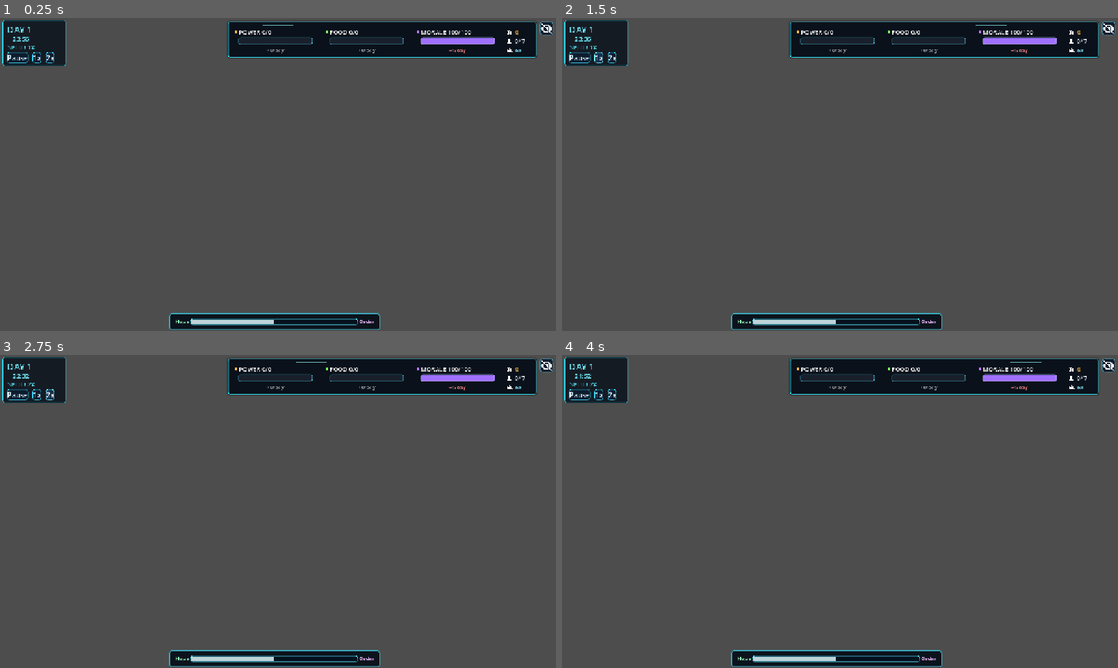
Above: before the commit, frames 1-4 (two rows, left to right).
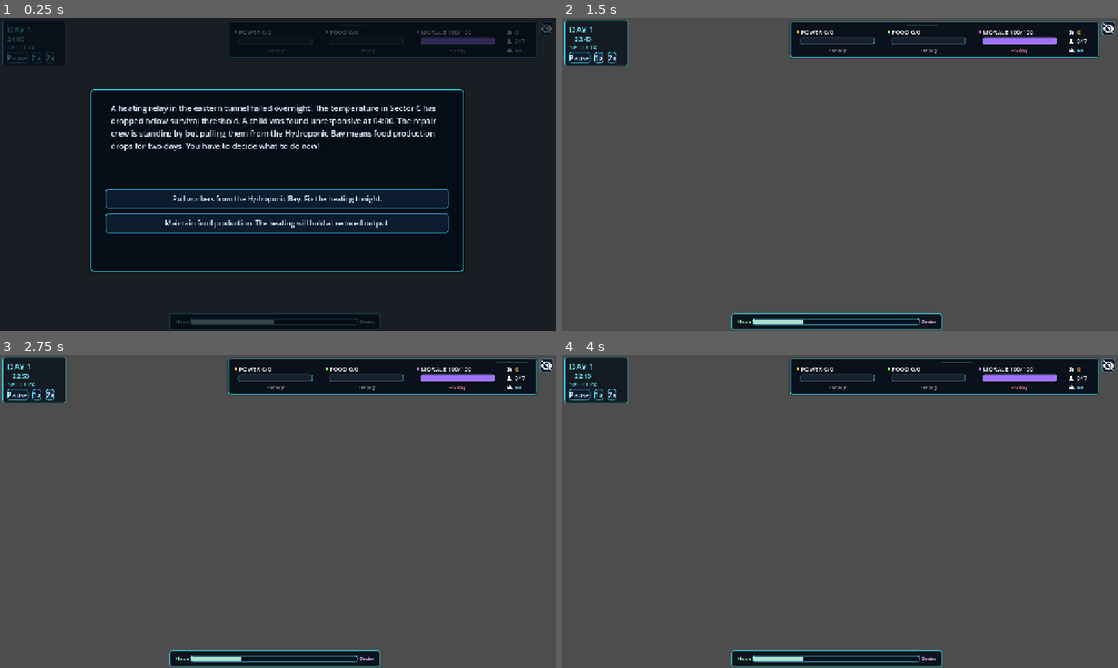
Above: after the commit, the same moments.

Repository: MLinh2407/godot-survival-city-builder-game
Game: Godot game, scene res://scenes/main/Main.tscn
Two runs of this game, one before a commit and one after it. Both use one fixed random seed, a clock stepped at 60 frames per second and the inputs below.
Inputs (mouse positions are in pixels of both pictures, inside the frame that each line leads up to):
- Up to frame 1 (0.25 s): no input
- Up to frame 2 (1.5 s): click (840, 199) at 0.5 s, where only the run after the commit has a clickable "Pull workers from the Hydropo…"; click "1x" at 1.25 s
- Up to frame 3 (2.75 s): click "2x" at 2 s
- Up to frame 4 (4 s): click (1106, 364) at 2.75 s; click (1106, 364) at 3.5 s

The runs differ from the first frame. In frame 1, 92% of the frame differs, in the area x 0-100%, y 0-100%; in frame 2, 0.1%; in frame 3, 0.1%; in frame 4, 0.1%.

Commit message:
Implement Dialogue Engine Stub

Diff:
--- a/data/events.json
+++ b/data/events.json
@@ -6,7 +6,7 @@
       "event_id": "cold_night",
       "trigger_day": 3,
       "trigger_condition": "always",
-      "setup_text": "A heating relay in the eastern tunnel f …(79 unchanged characters)… ld. A child was found unresponsive at 0400. The repair crew is standing by — but pulling them from the Hydroponic Bay means food production drops for two days. You have until the next morning cycle to decide.",
+      "setup_text": "A heating relay in the eastern tunnel f …(79 unchanged characters)… ld. A child was found unresponsive at 04:00. The repair crew is standing by but pulling them from the Hydroponic Bay means food production drops for two days. You have to decide what to do now!",
       "choices": [
         {
           "id": "option_a",
@@ -22,7 +22,7 @@
             },
             {
               "type": "narrative",
-              "journal_entry": "Heating restored by 0530. The child is alive. Her name is Lira. I don't know whose she is yet. The food reserves are lower than I'd like but the repair crew didn't sleep and neither did I and everyone in Sector C is still here.",
+              "journal_entry": "Heating restored by 05:30. The child is alive. Her name is Lira. I don't know whose she is yet. The food reserves are lower than I'd like but the repair crew didn't sleep and neither did I and everyone in Sector C is still here.",
               "hope_order_delta": -8
             }
           ]
--- a/scenes/main/Main.gd
+++ b/scenes/main/Main.gd
@@ -28,11 +28,13 @@
 @onready var top_strip_panel: Panel = $UILayer/HUD/TopStripPanel
 @onready var top_strip_glow: ColorRect = $UILayer/HUD/TopStripGlow
 @onready var top_sweep_line: ColorRect = $UILayer/HUD/TopSweepLine
+@onready var dialogue_engine = $Events/DialogueEngine
 
 var was_power_critical: bool = false
 var was_food_critical: bool = false
 var was_morale_critical: bool = false
 var hud_fx_t: float = 0.0
+var _last_hope_order_value: float = -1.0
 const HOPE_COLOR := Color(0.62, 1.0, 0.78, 1.0)
 const ORDER_COLOR := Color(0.94, 0.74, 1.0, 1.0)
 
@@ -43,6 +45,7 @@
 	TimeManager.time_changed.connect(_on_time_changed)
 	ResourceManager.resources_changed.connect(_on_resources_changed)
 	PopulationManager.population_changed.connect(_on_population_changed)
+	GameManager.hope_order_changed.connect(_on_hope_order_changed)
 
 	if day_label:
 		day_label.text = "DAY " + str(TimeManager.current_day)
@@ -59,6 +62,10 @@
 	if power_label and food_label and morale_label:
 		_on_resources_changed(ResourceManager.net_power, ResourceManager.food, ResourceManager.morale, ResourceManager.materials)
 	_on_population_changed()
+	_on_hope_order_changed(GameManager.hope_order_slider)
+
+	if dialogue_engine:
+		dialogue_engine.call_deferred("show_event", "cold_night")
 
 func _on_population_changed() -> void:
 	var p = GameManager.population_state
@@ -68,6 +75,10 @@
 		workers_label.text = str(p.available_workers)
 
 func _process(delta: float) -> void:
+	_sync_hope_order_visuals()
+	if get_tree() and get_tree().paused:
+		return
+
 	hud_fx_t += delta
 
 	if top_strip_glow:
@@ -253,11 +264,34 @@
 
 	_update_rates()
 
+func _on_hope_order_changed(new_value: float) -> void:
+	_last_hope_order_value = new_value
+	if hope_slider:
+		hope_slider.value = new_value
+		_update_hope_order_visuals()
+
+func _sync_hope_order_visuals() -> void:
+	var current_value: float = GameManager.hope_order_slider
+	if is_equal_approx(current_value, _last_hope_order_value):
+		return
+	_last_hope_order_value = current_value
+	_update_hope_order_visuals()
+
 func _update_hope_order_visuals() -> void:
 	if not hope_slider:
 		return
 
-	var t: float = clampf(hope_slider.value / 100.0, 0.0, 1.0)
+	var slider_value: float = clampf(GameManager.hope_order_slider, 0.0, 100.0)
+	hope_slider.value = slider_value
+	var hope_upper: float = GameConstants.SLIDER_HOPE_UPPER
+	var order_lower: float = GameConstants.SLIDER_ORDER_LOWER
+	var t: float = 0.0
+	if slider_value <= hope_upper:
+		t = 0.0
+	elif slider_value >= order_lower:
+		t = 1.0
+	else:
+		t = (slider_value - hope_upper) / maxf(order_lower - hope_upper, 1.0)
 	var slider_color: Color = HOPE_COLOR.lerp(ORDER_COLOR, t)
 	hope_slider.modulate = slider_color
 
--- a/scenes/main/Main.tscn
+++ b/scenes/main/Main.tscn
@@ -14,6 +14,7 @@
 [ext_resource type="Texture2D" uid="uid://3a8oy4vmjy8o" path="res://assets/ui/hud/icons/hide_ui.png" id="10_hide_ui_icon"]
 [ext_resource type="Texture2D" uid="uid://b6glapr4i075r" path="res://assets/ui/hud/icons/show_ui.png" id="11_show_ui_icon"]
 [ext_resource type="Script" uid="uid://ch6q214f564fo" path="res://scripts/ui/TopStripToggle.gd" id="12_toggle_script"]
+[ext_resource type="Script" uid="uid://bj7o6svi0fqgp" path="res://scripts/systems/DialogueEngine.gd" id="13_dialogue_engine"]
 
 [sub_resource type="StyleBoxFlat" id="StyleBoxFlat_top_strip"]
 bg_color = Color(0.02, 0.05, 0.09, 0.88)
@@ -148,6 +149,20 @@
 corner_radius_top_right = 3
 corner_radius_bottom_right = 3
 corner_radius_bottom_left = 3
+
+[sub_resource type="StyleBoxFlat" id="StyleBoxFlat_dialogue_card"]
+bg_color = Color(0.02, 0.05, 0.09, 0.95)
+border_width_left = 2
+border_width_top = 2
+border_width_right = 2
+border_width_bottom = 2
+border_color = Color(0.22, 0.9, 1, 0.9)
+corner_radius_top_left = 8
+corner_radius_top_right = 8
+corner_radius_bottom_right = 8
+corner_radius_bottom_left = 8
+shadow_color = Color(0, 0, 0, 0.45)
+shadow_size = 6
 
 [sub_resource type="CanvasItemMaterial" id="CanvasItemMaterial_vyk5b"]
 blend_mode = 3
@@ -542,7 +557,50 @@
 text = "Order"
 horizontal_alignment = 2
 
-[node name="DialogueBox" type="Node" parent="UILayer" unique_id=1285129592]
+[node name="DialogueBox" type="Control" parent="UILayer" unique_id=1285129592]
+z_index = 5
+layout_mode = 3
+anchors_preset = 15
+anchor_right = 1.0
+anchor_bottom = 1.0
+grow_horizontal = 2
+grow_vertical = 2
+mouse_filter = 2
+
+[node name="DialogueBackdrop" type="ColorRect" parent="UILayer/DialogueBox" unique_id=1664927002]
+z_index = -1
+layout_mode = 0
+anchor_right = 1.0
+anchor_bottom = 1.0
+mouse_filter = 2
+color = Color(0.02, 0.05, 0.08, 0.72)
+
+[node name="DialogueCard" type="Panel" parent="UILayer/DialogueBox" unique_id=1276341806]
+layout_mode = 0
+offset_left = 208.0
+offset_top = 164.0
+offset_right = 1068.0
+offset_bottom = 584.0
+theme_override_styles/panel = SubResource("StyleBoxFlat_dialogue_card")
+
+[node name="DialogueText" type="Label" parent="UILayer/DialogueBox" unique_id=938481883]
+layout_mode = 0
+offset_left = 255.0
+offset_top = 194.0
+offset_right = 1045.0
+offset_bottom = 374.0
+theme_override_colors/font_color = Color(0.88, 0.95, 1, 0.98)
+theme_override_font_sizes/font_size = 18
+text = "Dialogue setup text"
+autowrap_mode = 3
+
+[node name="DialogueChoices" type="VBoxContainer" parent="UILayer/DialogueBox" unique_id=1312486037]
+layout_mode = 0
+offset_left = 243.0
+offset_top = 394.0
+offset_right = 1033.0
+offset_bottom = 554.0
+theme_override_constants/separation = 12
 
 [node name="Journal" type="Node" parent="UILayer" unique_id=915716484]
 
@@ -588,6 +646,9 @@
 
 [node name="Events" type="Node" parent="." unique_id=1501814951]
 
+[node name="DialogueEngine" type="Node" parent="Events" unique_id=1601134898]
+script = ExtResource("13_dialogue_engine")
+
 [node name="BuildingSystem" type="Node" parent="." unique_id=749927356 node_paths=PackedStringArray("grid_manager")]
 script = ExtResource("6_1rhdn")
 grid_manager = NodePath("../GameWorld/GridSystem")
--- a/scripts/managers/GameManager.gd
+++ b/scripts/managers/GameManager.gd
@@ -1,4 +1,6 @@
 extends Node
+
+signal hope_order_changed(new_value: float)
 
 # ══════════════════════════════════════════════════════════════════════════════
 # GLOBAL GAME STATE
@@ -11,7 +13,16 @@
 var materials: int = GameConstants.STARTING_MATERIALS
 
 # Float 0-100. Starts at 50 (Neutral)
-var hope_order_slider: float = 50.0
+var _hope_order_slider: float = 50.0
+var hope_order_slider: float:
+	get:
+		return _hope_order_slider
+	set(value):
+		var next_value = clampf(value, 0.0, 100.0)
+		if is_equal_approx(next_value, _hope_order_slider):
+			return
+		_hope_order_slider = next_value
+		hope_order_changed.emit(_hope_order_slider)
 
 # ══════════════════════════════════════════════════════════════════════════════
 # CHARACTER ALIVE FLAGS (All true on Day 1)
@@ -26,10 +37,10 @@
 # NARRATIVE STATE FLAGS (set by CrisisEventSystem as story events resolve)
 # ══════════════════════════════════════════════════════════════════════════════
 
-var med_clinic_built: bool = false           # Set TRUE by BuildingSystem on placement
-var rook_militia_stopped: bool = false       # Set TRUE by CrisisEventSystem Day 24 Option B
-var rook_reconciliation_taken: bool = false  # Set TRUE by CrisisEventSystem reconciliation dialogue
-var vasquez_trade_accepted: bool = false     # Set TRUE by CrisisEventSystem on Day 11 Option A
+var med_clinic_built: bool = false # Set TRUE by BuildingSystem on placement
+var rook_militia_stopped: bool = false # Set TRUE by CrisisEventSystem Day 24 Option B
+var rook_reconciliation_taken: bool = false # Set TRUE by CrisisEventSystem reconciliation dialogue
+var vasquez_trade_accepted: bool = false # Set TRUE by CrisisEventSystem on Day 11 Option A
 
 # ══════════════════════════════════════════════════════════════════════════════
 # DATA CLASS INSTANCES
@@ -104,3 +115,6 @@
 	colonist_meridian.character_name = "MERIDIAN"
 	colonist_meridian.role = "Fragmented AI"
 	colonist_meridian.is_alive = meridian_alive
+
+func apply_hope_order_delta(delta: float) -> void:
+	hope_order_slider = hope_order_slider + delta
--- /dev/null
+++ b/scripts/systems/DialogueEngine.gd
@@ -0,0 +1,166 @@
+class_name DialogueEngine
+extends Node
+
+signal card_dismissed
+
+@export var dialogue_root_path: NodePath = NodePath("../../UILayer/DialogueBox")
+@export var backdrop_path: NodePath = NodePath("../../UILayer/DialogueBox/DialogueBackdrop")
+@export var card_panel_path: NodePath = NodePath("../../UILayer/DialogueBox/DialogueCard")
+@export var text_label_path: NodePath = NodePath("../../UILayer/DialogueBox/DialogueText")
+@export var choices_box_path: NodePath = NodePath("../../UILayer/DialogueBox/DialogueChoices")
+@export var button_style_source_path: NodePath = NodePath("../../UILayer/HUD/SpeedControls/ButtonPause")
+
+var _events_by_id: Dictionary = {}
+var _active_event_id: String = ""
+var _was_tree_paused: bool = false
+var _previous_speed: int = TimeManager.GameSpeed.NORMAL
+var _button_style_normal: StyleBox
+var _button_style_hover: StyleBox
+var _button_style_pressed: StyleBox
+var _button_font_color: Color = Color(0.84, 0.95, 1.0, 1.0)
+
+@onready var _dialogue_root: Control = get_node(dialogue_root_path)
+@onready var _backdrop: ColorRect = get_node(backdrop_path)
+@onready var _card_panel: Panel = get_node(card_panel_path)
+@onready var _text_label: Label = get_node(text_label_path)
+@onready var _choices_box: VBoxContainer = get_node(choices_box_path)
+
+func _ready() -> void:
+	process_mode = Node.PROCESS_MODE_ALWAYS
+	_cache_button_styles()
+	_load_events()
+	_set_card_visible(false)
+
+func _cache_button_styles() -> void:
+	if not button_style_source_path:
+		return
+	var source_button: Button = get_node_or_null(button_style_source_path)
+	if not source_button:
+		return
+	_button_style_normal = source_button.get_theme_stylebox("normal")
+	_button_style_hover = source_button.get_theme_stylebox("hover")
+	_button_style_pressed = source_button.get_theme_stylebox("pressed")
+	if source_button.has_theme_color_override("font_color"):
+		_button_font_color = source_button.get_theme_color("font_color")
+
+func _load_events() -> void:
+	_events_by_id.clear()
+	var file = FileAccess.open("res://data/events.json", FileAccess.READ)
+	if not file:
+		push_warning("DialogueEngine: Failed to open events.json")
+		return
+	var content = file.get_as_text()
+	file.close()
+	var parsed = JSON.parse_string(content)
+	if typeof(parsed) != TYPE_DICTIONARY:
+		push_warning("DialogueEngine: events.json has invalid root")
+		return
+	var events = parsed.get("events", [])
+	if typeof(events) != TYPE_ARRAY:
+		push_warning("DialogueEngine: events.json events is not an array")
+		return
+	for event_data in events:
+		if typeof(event_data) != TYPE_DICTIONARY:
+			continue
+		var event_id = str(event_data.get("event_id", ""))
+		if event_id == "":
+			continue
+		_events_by_id[event_id] = event_data
+
+func show_event(event_id: String) -> void:
+	if not _events_by_id.has(event_id):
+		push_warning("DialogueEngine: Unknown event_id: %s" % event_id)
+		return
+	_active_event_id = event_id
+	_build_card(_events_by_id[event_id])
+
+func _build_card(event_data: Dictionary) -> void:
+	var setup_text = str(event_data.get("setup_text", ""))
+	_text_label.text = setup_text
+	_clear_choices()
+	var choices: Array = event_data.get("choices", [])
+	if choices.is_empty():
+		choices = [ {"id": "continue", "text": "Continue", "outcomes": []}]
+	for choice in choices:
+		if typeof(choice) != TYPE_DICTIONARY:
+			continue
+		var choice_id = str(choice.get("id", "continue"))
+		var choice_text = str(choice.get("text", "Continue"))
+		var button = _create_choice_button(choice_text)
+		button.pressed.connect(_on_choice_pressed.bind(_active_event_id, choice_id, choice))
+		_choices_box.add_child(button)
+	_pause_game()
+	_set_card_visible(true)
+
+func _create_choice_button(choice_text: String) -> Button:
+	var button = Button.new()
+	button.text = choice_text
+	button.custom_minimum_size = Vector2(0.0, 44.0)
+	button.autowrap_mode = TextServer.AUTOWRAP_WORD
+	button.size_flags_horizontal = Control.SIZE_EXPAND_FILL
+	button.mouse_filter = Control.MOUSE_FILTER_STOP
+	if _button_style_normal:
+		button.add_theme_stylebox_override("normal", _button_style_normal)
+	if _button_style_hover:
+		button.add_theme_stylebox_override("hover", _button_style_hover)
+	if _button_style_pressed:
+		button.add_theme_stylebox_override("pressed", _button_style_pressed)
+	button.add_theme_color_override("font_color", _button_font_color)
+	button.set_script(load("res://scripts/ui/UI_Button.gd"))
+	return button
+
+func _on_choice_pressed(event_id: String, choice_id: String, choice_data: Dictionary) -> void:
+	var delta = _extract_hope_order_delta(choice_data)
+	GameManager.apply_hope_order_delta(delta)
+	print("%s/%s" % [event_id, choice_id])
+	_dismiss_card()
+
+func _extract_hope_order_delta(choice_data: Dictionary) -> float:
+	var outcomes: Array = choice_data.get("outcomes", [])
+	for outcome in outcomes:
+		if typeof(outcome) != TYPE_DICTIONARY:
+			continue
+		if outcome.has("hope_order_delta") and outcome["hope_order_delta"] != null:
+			return float(outcome["hope_order_delta"])
+	return 0.0
+
+func _dismiss_card() -> void:
+	_set_card_visible(false)
+	_clear_choices()
+	_resume_game()
+	card_dismissed.emit()
+
+func _clear_choices() -> void:
+	for child in _choices_box.get_children():
+		child.queue_free()
+
+func _pause_game() -> void:
+	if not get_tree():
+		return
+	_was_tree_paused = get_tree().paused
+	_previous_speed = TimeManager.current_speed
+	get_tree().paused = true
+	TimeManager.set_game_speed(TimeManager.GameSpeed.PAUSED)
+
+func _resume_game() -> void:
+	if not get_tree():
+		return
+	if _was_tree_paused or _previous_speed == TimeManager.GameSpeed.PAUSED:
+		get_tree().paused = true
+		TimeManager.set_game_speed(TimeManager.GameSpeed.PAUSED)
+	else:
+		get_tree().paused = false
+		TimeManager.set_game_speed(_previous_speed)
+
+func _set_card_visible(is_visible: bool) -> void:
+	if _dialogue_root:
+		_dialogue_root.visible = is_visible
+		_dialogue_root.process_mode = Node.PROCESS_MODE_ALWAYS
+	if _backdrop:
+		_backdrop.visible = is_visible
+	if _card_panel:
+		_card_panel.visible = is_visible
+	if _text_label:
+		_text_label.visible = is_visible
+	if _choices_box:
+		_choices_box.visible = is_visible
Not shown, added: scripts/systems/DialogueEngine.gd.uid
